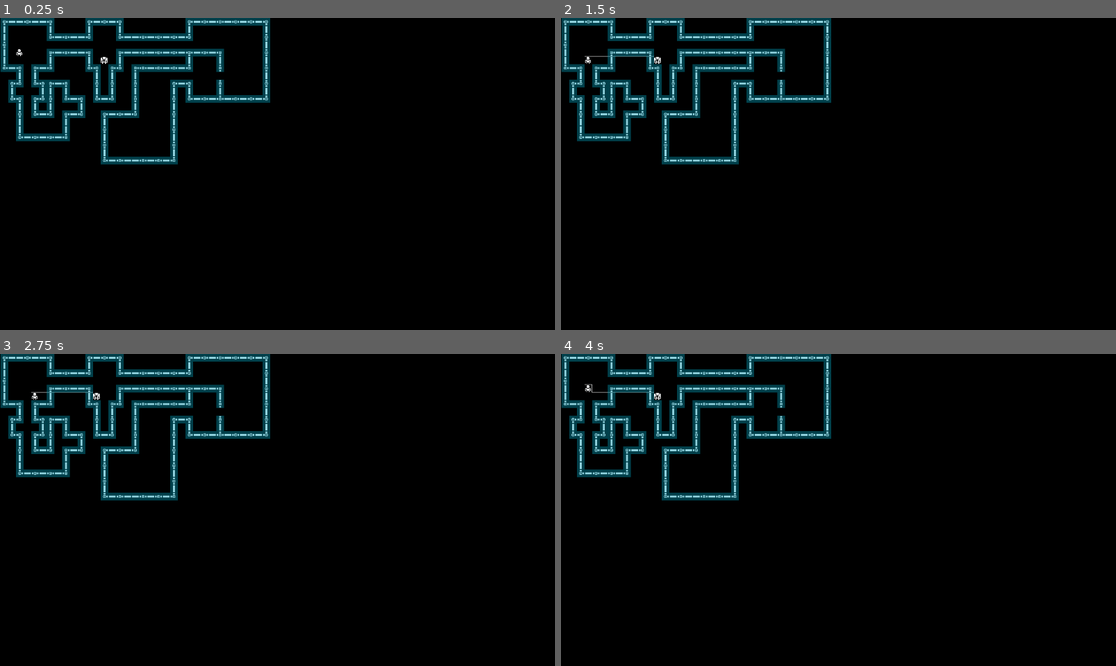
Above: before the commit, frames 1-4 (two rows, left to right).
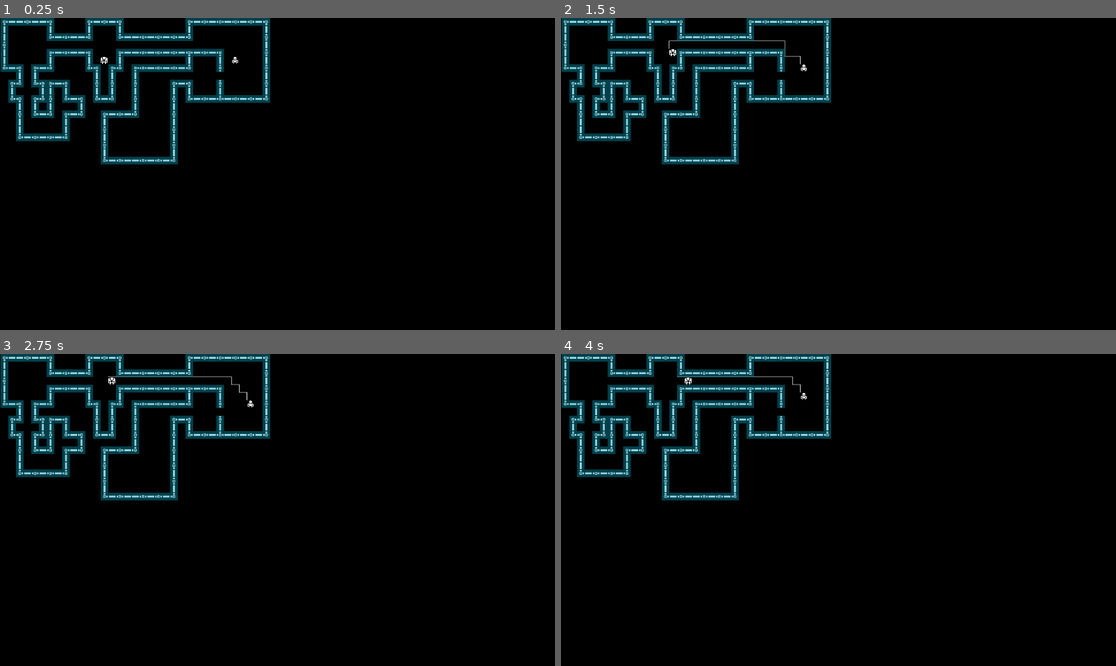
Above: after the commit, the same moments.

Repository: astalarico/roguelike
Game: Godot game, scene res://Scenes/game.tscn
Two runs of this game, one before a commit and one after it. Both use one fixed random seed, a clock stepped at 60 frames per second and the inputs below.
Inputs:
- Up to frame 1 (0.25 s): no input
- Up to frame 2 (1.5 s): tap Enter at 0.5 s; hold Right (ui_right) 0.53-1.28 s; tap Space at 1.25 s; hold Down (ui_down) from 1.28 s (still down)
- Up to frame 3 (2.75 s): tap Enter at 2 s; release Down (ui_down) at 2.03 s; hold Right (ui_right) from 2.03 s (still down)
- Up to frame 4 (4 s): tap Space at 2.75 s; release Right (ui_right) at 2.78 s; hold Up (ui_up) 2.78-3.53 s; tap Enter at 3.5 s; hold Left (ui_left) from 3.53 s (still down)

The runs differ from the first frame. In frame 1, less than 0.1% of the frame differs, in the area x 2-43%, y 10-15%; in frame 2, 0.2%, in the area x 4-45%, y 7-18%; in frame 3, 0.2%; in frame 4, 0.2%.

Commit message:
WIP: enemy pathfinding

Diff:
--- a/Scenes/game.tscn
+++ b/Scenes/game.tscn
@@ -12,7 +12,7 @@
 position = Vector2(208, 80)
 
 [node name="Player" parent="." instance=ExtResource("4_ya1an")]
-position = Vector2(32, 64)
+position = Vector2(480, 80)
 
 [node name="Camera2D" type="Camera2D" parent="Player"]
 enabled = false
--- a/Scripts/enemy.gd
+++ b/Scripts/enemy.gd
@@ -25,12 +25,12 @@
 
 
 	for point in path_to_player:
-		state.astar_grid.is_point_solid( point / 16)
+		#print( state.astar_grid.is_point_solid( point / 16) )
 		state.path_line.add_point( point  )
 
 	var next_move        = path_to_player[1] ;
 	var move_difference  = Vector2(next_move) - self.position
-	ray.target_position  = Vector2.LEFT * state.GRID_CELL_SIZE
+	ray.target_position = move_difference
 	ray.force_raycast_update()
 
 	if( ! ray.is_colliding() ):
--- a/Scripts/state.gd
+++ b/Scripts/state.gd
@@ -18,7 +18,6 @@
 
 # Called when the node enters the scene tree for the first time.
 func _ready():
-
 	path_line.width = 1.0
 	world_tiles = world.get_used_cells(0)
 	world_rect = world.get_used_rect()
@@ -34,4 +33,5 @@
 		var has_collision = tile_data.get_collision_polygons_count( 0 )
 
 		if has_collision :
-			astar_grid.set_point_solid( tile / 16)
+			print( tile  )
+			astar_grid.set_point_solid( tile)
